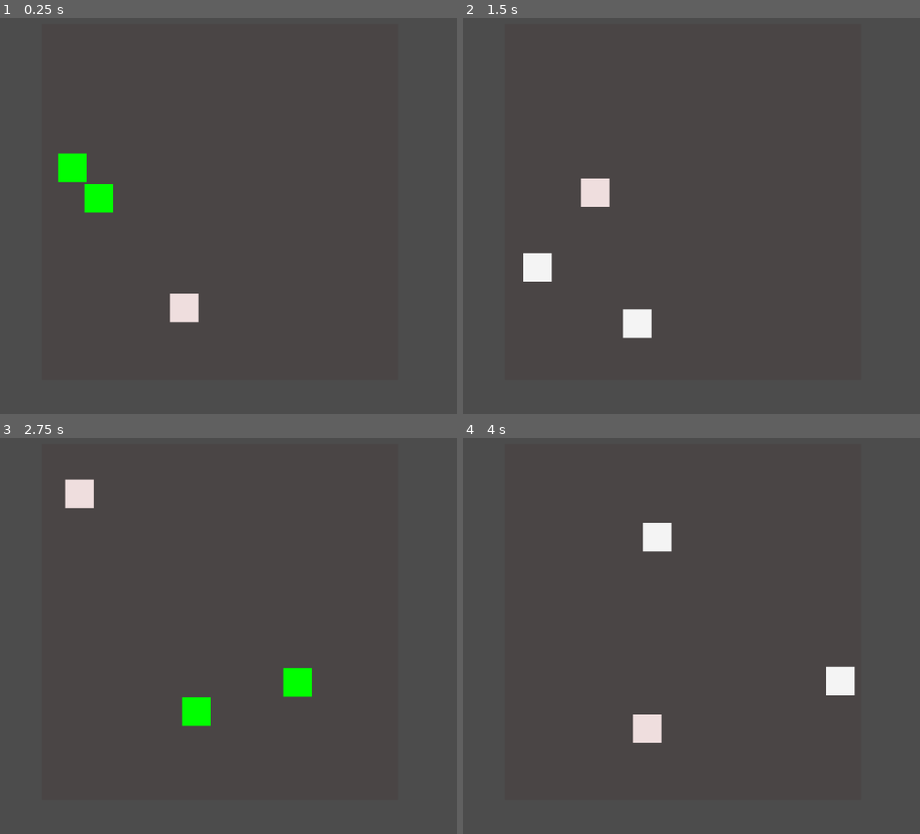
Above: before the commit, frames 1-4 (two rows, left to right).
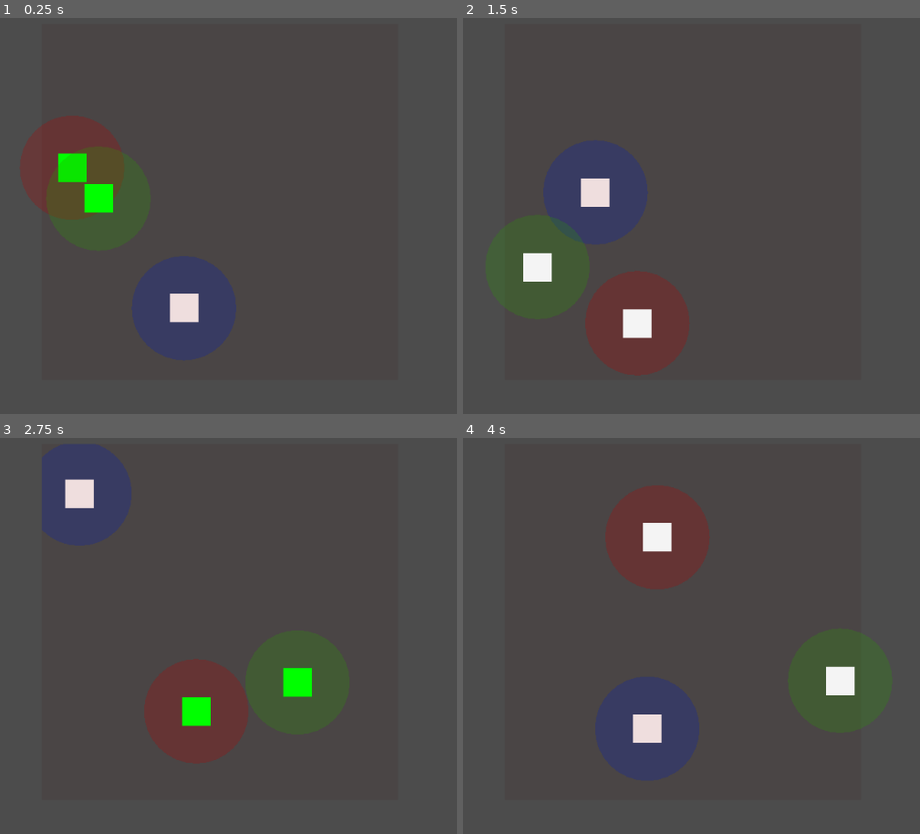
Above: after the commit, the same moments.

Repository: hilfazer/godot-projects
Game: Godot game, scene res://main.tscn
The game is run twice, just before and just after one commit, with the same random seed, the same clock (stepped at 60 frames per second) and the same inputs.
Inputs:
- Up to frame 1 (0.25 s): no input
- Up to frame 2 (1.5 s): no input
- Up to frame 3 (2.75 s): no input
- Up to frame 4 (4 s): no input

The runs differ from the first frame. In frame 1, 8.3% of the frame differs, in the area x 4-52%, y 24-87%; in frame 2, 8.2%; in frame 3, 7.9%; in frame 4, 8.4%, in the area x 28-54%, y 11-87%.

Commit message:
drawing circles on collision shapes

Diff:
--- a/godot3/Worlds/area.gd
+++ b/godot3/Worlds/area.gd
@@ -1,7 +1,11 @@
 extends Area2D
+
+export var _circle_color: Color
 
 var _collide_color: = Color(Color.green)
 var _no_collide_color: = Color(Color.whitesmoke)
+
+onready var circle_shape: CircleShape2D = $'CollisionShape2D'.shape
 
 
 func _physics_process(_delta):
@@ -9,3 +13,7 @@
 		$'ColorRect'.color = _no_collide_color
 	else:
 		$'ColorRect'.color = _collide_color
+
+
+func _draw():
+	draw_circle($'CollisionShape2D'.position, circle_shape.radius, _circle_color)
--- a/godot3/Worlds/main.tscn
+++ b/godot3/Worlds/main.tscn
@@ -24,6 +24,7 @@
 
 [node name="Area2D" parent="ViewportContainer/Viewport/MovingArea" index="0"]
 position = Vector2( 200, 400 )
+_circle_color = Color( 0, 0.12549, 0.803922, 0.247059 )
 
 [node name="Position2D" parent="ViewportContainer/Viewport/MovingArea" index="1"]
 position = Vector2( 42, 45 )
@@ -40,6 +41,7 @@
 
 [node name="Area2D" parent="MovingArea" index="0"]
 position = Vector2( 322, 253 )
+_circle_color = Color( 0.721569, 0.00392157, 0.00392157, 0.247059 )
 
 [node name="Position2D" parent="MovingArea" index="1"]
 position = Vector2( 498, 521 )
@@ -52,6 +54,7 @@
 
 [node name="Area2D" parent="MovingArea2" index="0"]
 position = Vector2( 364, 290 )
+_circle_color = Color( 0.160784, 0.6, 0, 0.247059 )
 
 [node name="Position2D" parent="MovingArea2" index="1"]
 position = Vector2( 302, 394 )
--- a/godot3/Worlds/moving_area.tscn
+++ b/godot3/Worlds/moving_area.tscn
@@ -14,6 +14,7 @@
 __meta__ = {
 "_edit_group_": true
 }
+_circle_color = Color( 1, 1, 1, 0.247059 )
 
 [node name="CollisionShape2D" type="CollisionShape2D" parent="Area2D"]
 shape = SubResource( 1 )
